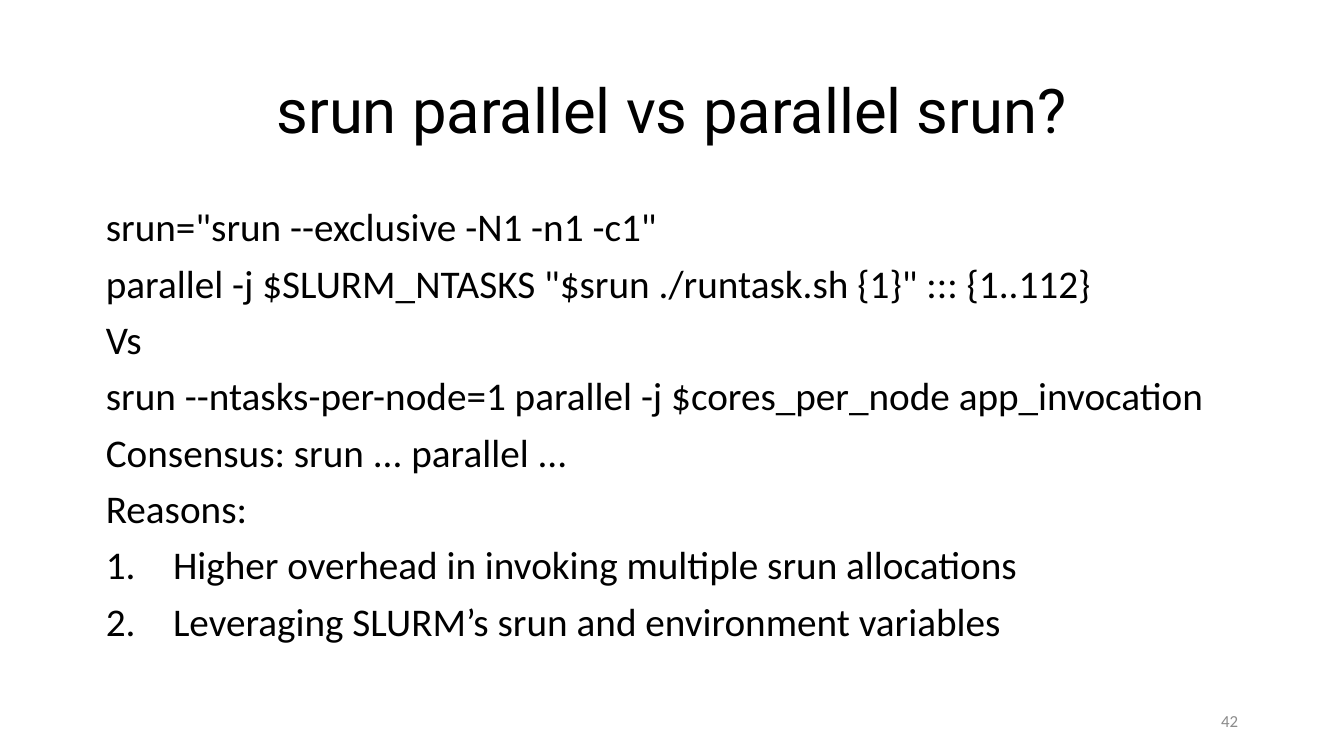
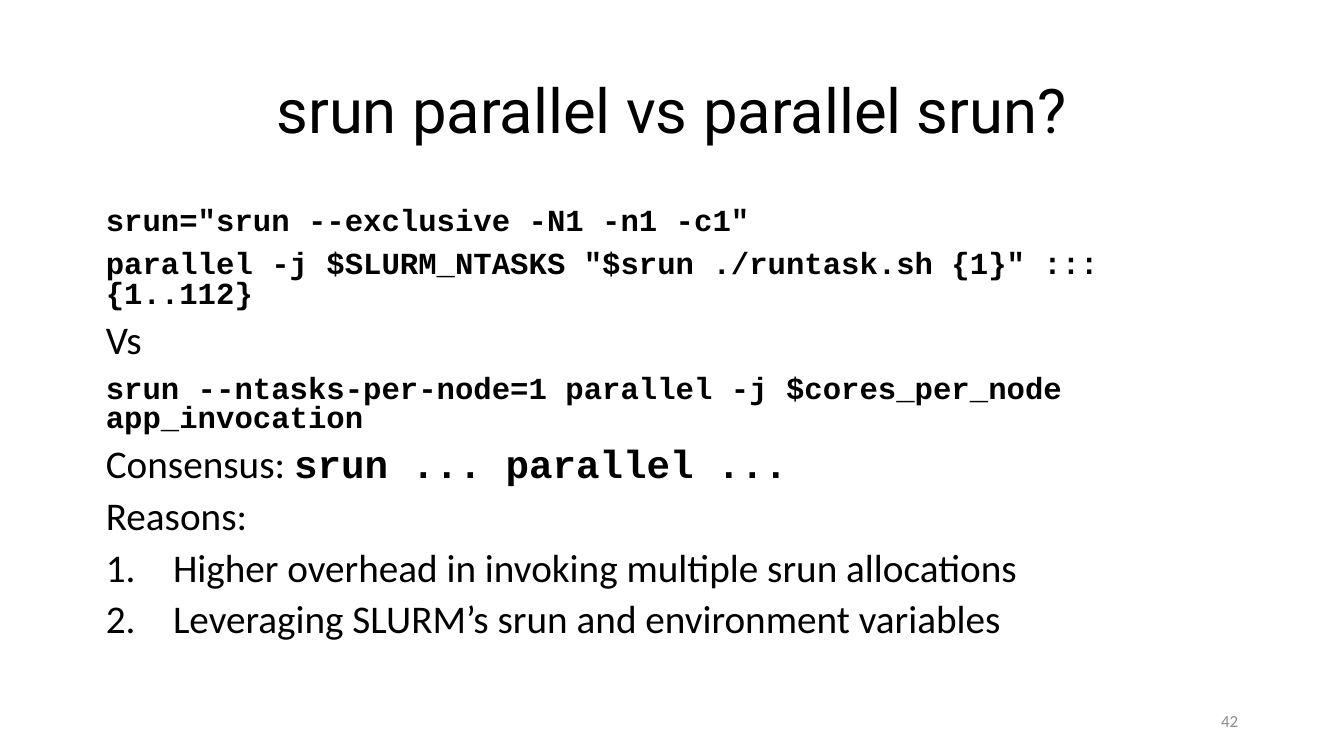
Before and after one commit to ketancmaheshwari/escience23tut, a slide deck: slide 42 of gnu-parallel-tutorial.pptx. Drawn at 1344x756 pixels with LibreOffice and Linux fonts; fonts in the diff are those of the drawing. Boxes give left, top, right and bottom in pixels: in the first picture for what was removed or moved away, otherwise in the second. Text is boxed around its words. In the diff, an @@ line names an element or a change of style, - is before the commit and + after.

```diff
--- a/gnu-parallel-tutorial.pptx
+++ b/gnu-parallel-tutorial.pptx
@@ text "srun="srun --exclusive -N1 -n1 -c1"" at box(106, 209, 1062, 640): size 21 to 16.4 pt in "srun="srun --exclusive -N1 -n1 -c1"", "parallel -j $SLURM_NTASKS "$srun ./runtask.sh {1}" ::: ...", "srun --ntasks-per-node=1 parallel -j $cores_per_node app_inv ..."; font Calibri to Courier New, bold on in "srun="srun --exclusive -N1 -n1 -c1"", "parallel -j $SLURM_NTASKS "$srun ./runtask.sh {1}" ::: ...", "srun --ntasks-per-node=1 parallel -j $cores_per_node app_inv ...", "srun ... parallel ..."; line spacing 0.9 to 0.8 @@
```
Also in this commit, not shown: 7 other slides changed, 1 other file.
